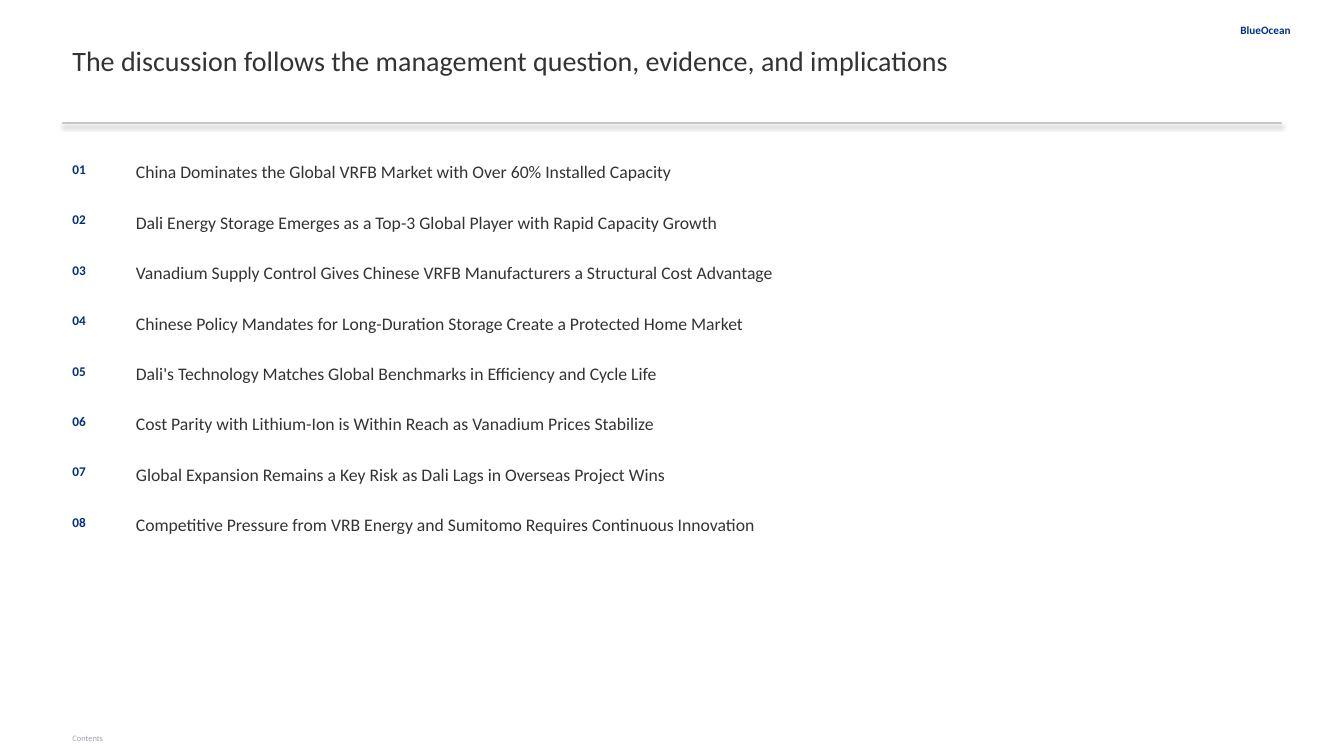
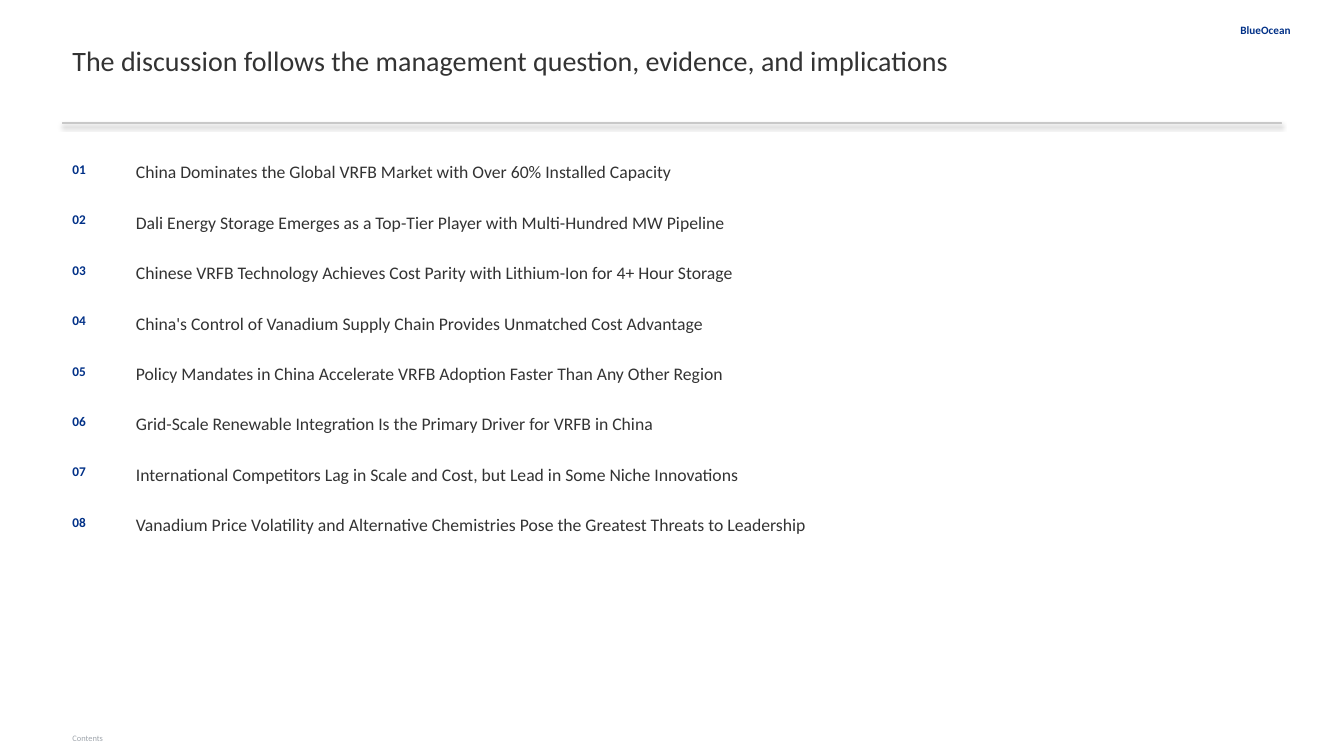
Before and after one commit to Yash-Yelave/gen_rpt, a slide deck: slide 2 of reports/2026-05-06-中国液流钒电池-特别是大力储能-在全球的领先地位/report.pptx. Drawn at 1344x756 pixels with LibreOffice and Linux fonts; fonts in the diff are those of the drawing. Boxes give left, top, right and bottom in pixels: in the first picture for what was removed or moved away, otherwise in the second. Text is boxed around its words. In the diff, an @@ line names an element or a change of style, - is before the commit and + after.

```diff
--- a/reports/2026-05-06-中国液流钒电池-特别是大力储能-在全球的领先地位/report.pptx
+++ b/reports/2026-05-06-中国液流钒电池-特别是大力储能-在全球的领先地位/report.pptx
@@ text at box(136, 216, 724, 232): text changed @@
-Dali Energy Storage Emerges as a Top-3 Global Player with Rapid Capacity Growth
+Dali Energy Storage Emerges as a Top-Tier Player with Multi-Hundred MW Pipeline
@@ text at box(136, 266, 732, 282): text changed @@
-Vanadium Supply Control Gives Chinese VRFB Manufacturers a Structural Cost Advantage
+Chinese VRFB Technology Achieves Cost Parity with Lithium-Ion for 4+ Hour Storage
@@ text at box(136, 317, 703, 333): text changed @@
-Chinese Policy Mandates for Long-Duration Storage Create a Protected Home Market
+China's Control of Vanadium Supply Chain Provides Unmatched Cost Advantage
@@ text at box(136, 367, 723, 383): text changed @@
-Dali's Technology Matches Global Benchmarks in Efficiency and Cycle Life
+Policy Mandates in China Accelerate VRFB Adoption Faster Than Any Other Region
@@ text at box(136, 417, 652, 433): text changed @@
-Cost Parity with Lithium-Ion is Within Reach as Vanadium Prices Stabilize
+Grid-Scale Renewable Integration Is the Primary Driver for VRFB in China
@@ text at box(136, 468, 738, 484): text changed @@
-Global Expansion Remains a Key Risk as Dali Lags in Overseas Project Wins
+International Competitors Lag in Scale and Cost, but Lead in Some Niche Innovations
@@ text at box(136, 518, 805, 534): text changed @@
-Competitive Pressure from VRB Energy and Sumitomo Requires Continuous Innovation
+Vanadium Price Volatility and Alternative Chemistries Pose the Greatest Threats to Leadership
```
Also in this commit, not shown: 11 other slides changed, 41 other files.
